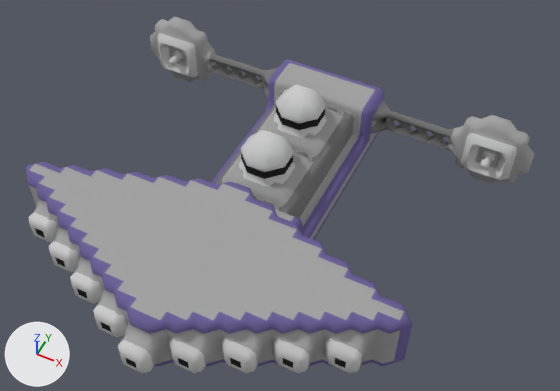
The OBJ model src/jsMain/resources/meshes/usa-5-iowa-class.obj as it was, and as the next commit left it.
Before and after are seen from a 50 mm lens placed at (26.5, -45.9, 65.6), pointed at (2.6, 1.8, 5.9). The lights are fixed; the arrows at lower left show +X, +Y and +Z. Where no turn or scale is listed for an object, it has been applied to the vertices.

The first picture shows 'usa-5-iowa-class'.
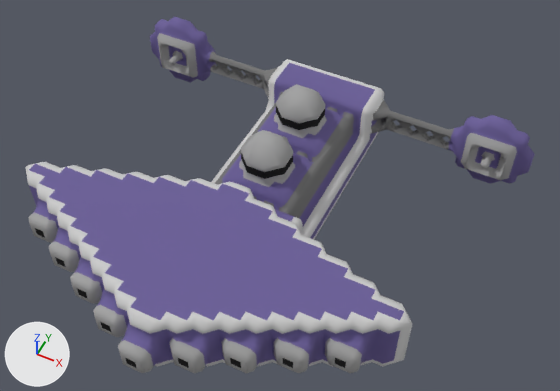
Location of each change, [x1, y1, x2, y2] in pixels of the pictures (560 x 391 px; the box of a moved part takes in the faces that stretch with it):
part 1 of me_usa_5_iowa_class, moved or reshaped
    before: [239, 101, 318, 176]
    after: [256, 101, 318, 200]
part 2 of me_usa_5_iowa_class, added
    after: [162, 60, 170, 69]
part 3 of me_usa_5_iowa_class, surface changed
    both: [25, 19, 534, 373]

The change in detail:
me_usa_5_iowa_class is used by ob_usa_5_iowa_class; location (0.0, 0.0, 0.0).
me_usa_5_iowa_class had 2077 vertices, 3792 faces and spanned x -24.5..24.5, y -21.5..21.5, z 0.0..11.0.
me_usa_5_iowa_class now has 2080 vertices, 3805 faces and spans x -24.5..24.5, y -21.5..21.5, z 0.0..11.0.
me_usa_5_iowa_class part 1: 3 vertices moved from x -1.7..1.0, y 2.0..10.0, z 7.2..10.0 to x -2.0..2.0, y 2.5..10.5, z 7.2..9.5; 3 vertices removed from x -2.0..7.0, y -3.5..2.3, z 3.5..7.2; 5 vertices added at x -2.0..1.0, y 0.3..6.0, z 5.5..10.5.
me_usa_5_iowa_class part 2: 2 vertices added at x -21.5..-19.5, y 18.0..21.0, z 3.5..4.5.
me_usa_5_iowa_class part 3: 2827 kept faces spanning x -24.5..24.5, y -21.5..21.5, z 0.0..11.0 get new texture (UV) coordinates.
